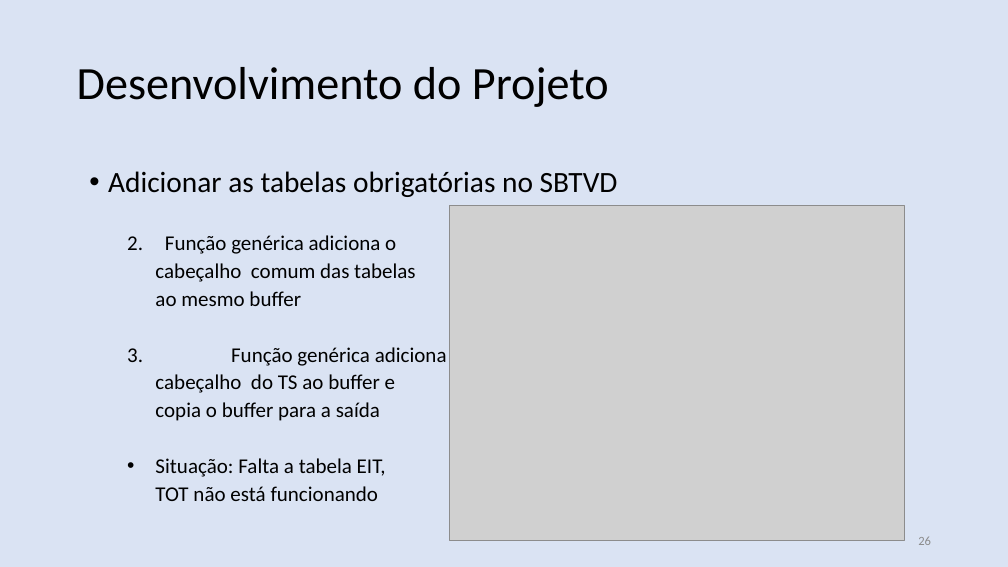
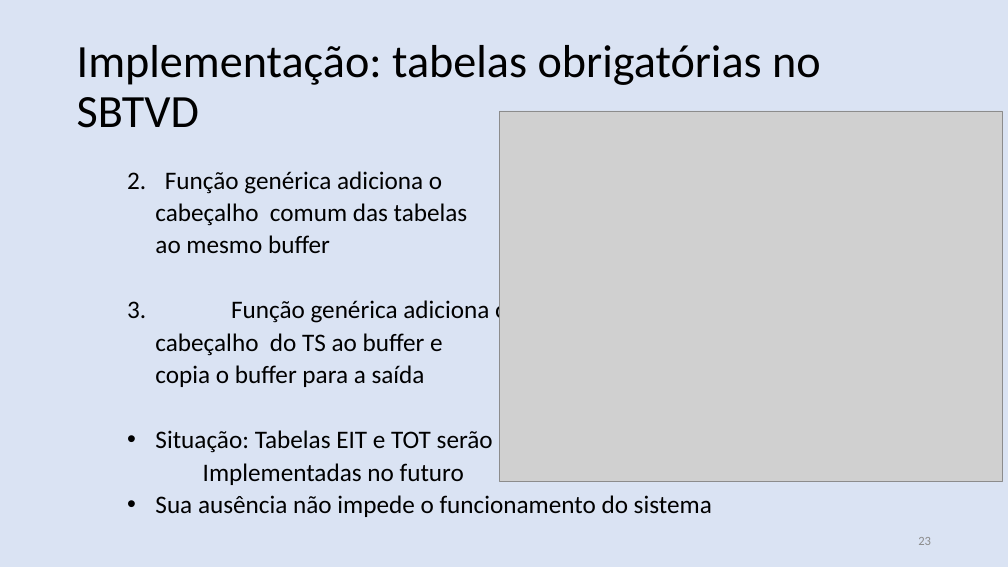
Before and after one commit to nasall2/TCC, a slide deck: slide 23 of relatorio/abntex2-modelos-1.9.2/figuras/apresentacao.pptx (slide 26 before the commit). Drawn at 1008x567 pixels with LibreOffice and Linux fonts; fonts in the diff are those of the drawing; grey boxes stand for pictures. Boxes give left, top, right and bottom in pixels: in the first picture for what was removed or moved away, otherwise in the second. Text is boxed around its words. In the diff, an @@ line names an element or a change of style, - is before the commit and + after.

```diff
--- a/relatorio/abntex2-modelos-1.9.2/figuras/apresentacao.pptx
+++ b/relatorio/abntex2-modelos-1.9.2/figuras/apresentacao.pptx
@@ text at (77,45,821,128): text changed @@
-Desenvolvimento do Projeto
+Implementação: tabelas obrigatórias no SBTVD
@@ picture: place and size @@
-picture at (450,206,904,541)
+picture at (500,111,1003,482)
@@ text at (108,171,618,197): paragraph removed @@
-• Adicionar as tabelas obrigatórias no SBTVD
@@ text at (127,171,508,387): size 20 to 24 pt in "2. Função genérica adiciona o", "cabeçalho comum das tabelas", "ao mesmo buffer", "3. Função genérica adiciona o" and 2 more places @@
@@ text at (155,430,712,517): text changed; size 20 to 24 pt @@
-  • Situação: Falta a tabela EIT,
-  TOT não está funcionando
+  • Situação: Tabelas EIT e TOT serão
+  Implementadas no futuro
+  • Sua ausência não impede o funcionamento do sistema
@@ page number at (918,537,931,545): text changed @@
-26
+23
```
Also in this commit, not shown: 17 other slides changed, 3 slides removed, 1 other file.
